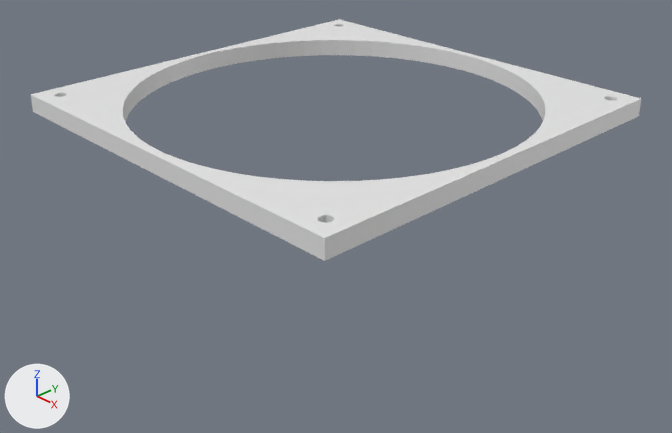
The Blender file airflow-tubes/airflow_tubes_v0_1.blend as it was, and as the next commit left it.
One viewpoint serves both versions: a 50 mm camera at (0.2784, -0.1292, 0.1018) aimed at (0.0756, 0.0654, -0.0367). The axes (+X, +Y, +Z) are drawn at lower left. The lights are the same throughout.
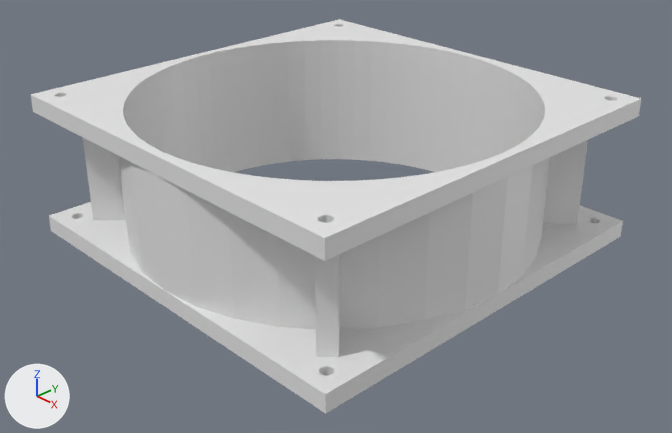
The newer file is also turned or shifted as a whole; pictures and numbers use the older file's frame.

Where the change shows, as pixel boxes (x1, y1, x2, y2) in the pictures (672 x 433 px):
'Cube.001', reshaped (63% taller)
    before: (31, 19, 641, 261)
    after: (31, 19, 641, 414)
part 1 of me_cube_003, added
    after: (49, 202, 623, 414)
part 2 of me_cube_003, built on
    before: (120, 51, 547, 184)
    after: (83, 51, 588, 357)

Diff of the bpy script that builds the scene:
```diff
--- a/airflow-tubes/airflow_tubes_v0_1.blend.py
+++ b/airflow-tubes/airflow_tubes_v0_1.blend.py
@@ me_cube_003 @@
 # used by ob_cube_001; location = (0.07, 0.07, 0.0); scale = (0.07, 0.07, 0.003)
-me_cube_003.from_pydata(...)  # 648 vertices, 334 faces; spans x -1.0..1.0, y -1.0..1.0, z -1.0..1.0
+me_cube_003.from_pydata(...)  # 1536 vertices, 790 faces; spans x -1.0..1.0, y -1.0..1.0, z -15.67..1.0
+# me_cube_003 part 1: the loose piece of 648 vertices spanning x -1.0..1.0, y -1.0..1.0, z -1.0..1.0 is copied, and the copy is turned -180 degrees about the y axis through its middle, then moved by (0.0, 0.0, -14.67); it spans x -1.0..1.0, y -1.0..1.0, z -15.67..-13.67
+# me_cube_003 part 2: 192 vertices moved within x -0.93..0.93, y -0.93..0.93, z -1.0..1.0; 240 vertices added at x -1.0..1.0, y -1.0..1.0, z -15.67..1.0
```
